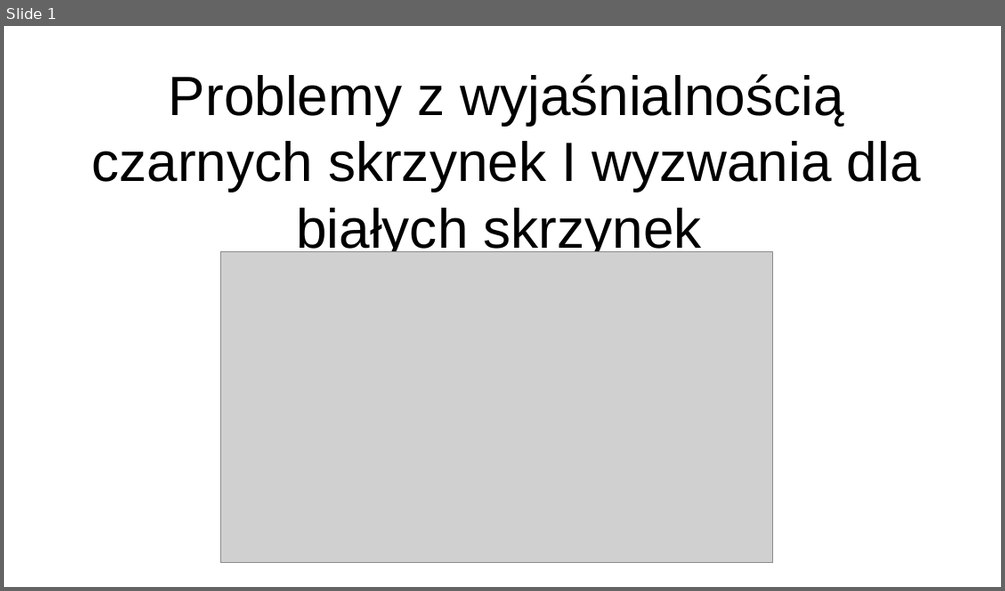
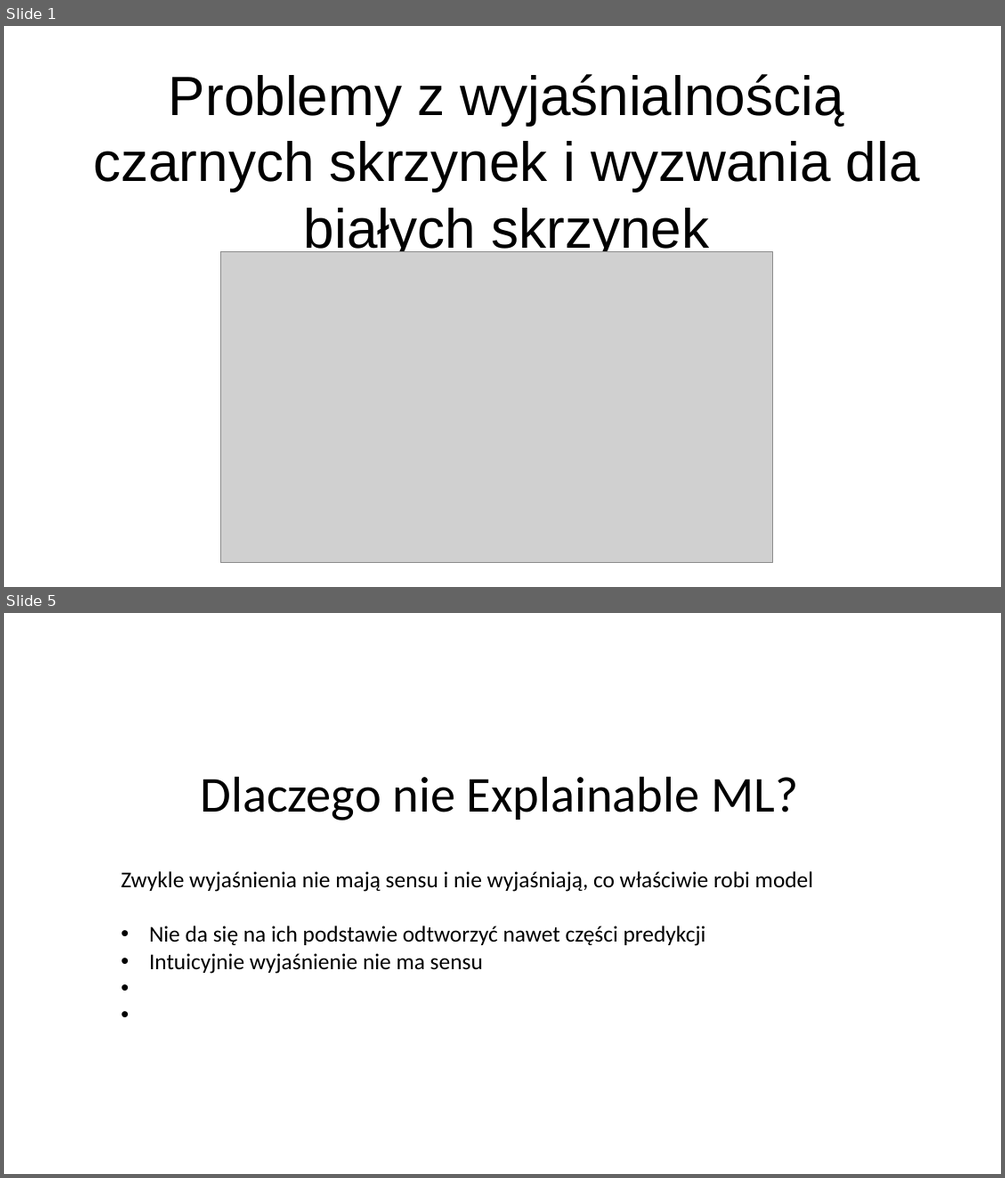
Before and after one commit to bogdankjastrzebski/WarsztatyBadawcze2, a slide deck: prezentacja/blackBox.odp. Shown one above the other, each under a label of ours: slide 1 before the commit, slides 1 and 5 after it; the slides between them are not shown. The pictures are 1005x591 and 1005x1178 pixels, drawn with LibreOffice and Linux fonts; fonts in the diff are those of the drawing; grey boxes stand for pictures. Boxes give left, top, right and bottom in pixels: in the first picture for what was removed or moved away, otherwise in the second. Text is boxed around its words. In the diff, an @@ line names an element or a change of style, - is before the commit and + after.

```diff
--- a/prezentacja/blackBox.odp
+++ b/prezentacja/blackBox.odp
@@ slide 5 added at <box>4,613,1001,1174</box>, background #FFFFFF @@
@@ text added at <box>200,776,798,820</box>, 40 pt, text #000000 @@
+Dlaczego nie Explainable ML?
@@ text added at <box>121,871,813,973</box>, 18 pt, text #000000 @@
+Zwykle wyjaśnienia nie mają sensu i nie wyjaśniają, co właściwie robi model
+• Nie da się na ich podstawie odtworzyć nawet części predykcji
+• Intuicyjnie wyjaśnienie nie ma sensu
@@ slide 1 changed as well @@
@@ title at <box>93,74,920,257</box>: text changed @@
-Problemy z wyjaśnialnością czarnych skrzynek I wyzwania dla białych skrzynek
+Problemy z wyjaśnialnością czarnych skrzynek i wyzwania dla białych skrzynek
```
Also in this commit, not shown: 8 other slides changed, 9 other slides added, 1 other file.
